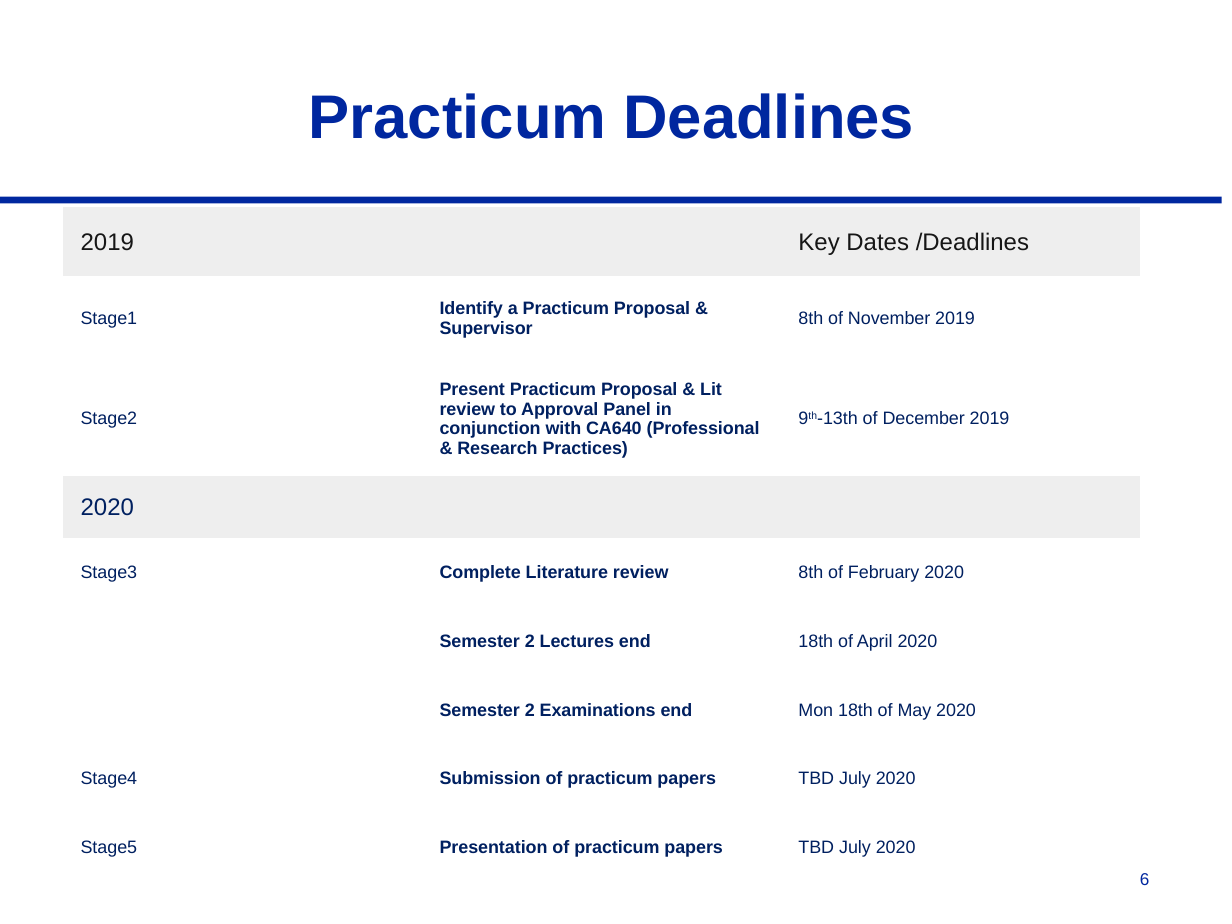
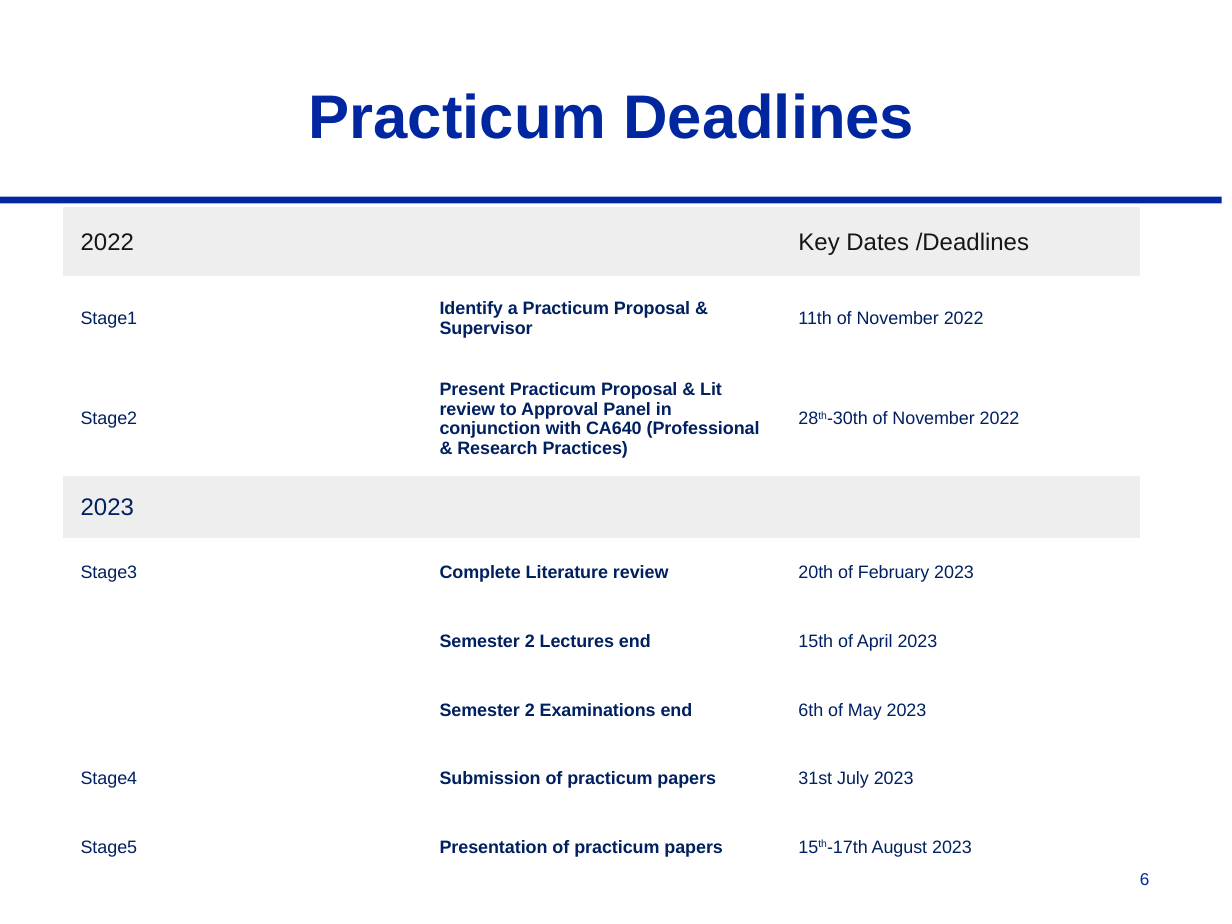
Before and after one commit to nageshkumar-gh/visual-charts-qa-model, a slide deck: slide 6 of docs/Useful docs/Practicum Presentation.pptx. Drawn at 1232x924 pixels with LibreOffice and Linux fonts; fonts in the diff are those of the drawing. Boxes give left, top, right and bottom in pixels: in the first picture for what was removed or moved away, otherwise in the second. Text is boxed around its words. In the diff, an @@ line names an element or a change of style, - is before the commit and + after.

```diff
--- a/docs/Useful docs/Practicum Presentation.pptx
+++ b/docs/Useful docs/Practicum Presentation.pptx
@@ table at [63, 207, 1138, 890] @@
-row 1, column 1: 2019
+row 1, column 1: 2022
-row 2, column 3: 8th of November 2019
+row 2, column 3: 11th of November 2022
-row 3, column 3: 9th-13th of December 2019
+row 3, column 3: 28th-30th of November 2022
-row 4, column 1: 2020
+row 4, column 1: 2023
-row 5, column 3: 8th of February 2020
+row 5, column 3: 20th of February 2023
-row 6, column 3: 18th of April 2020
+row 6, column 3: 15th of April 2023
-row 7, column 3: Mon 18th of May 2020
+row 7, column 3: 6th of May 2023
-row 8, column 3: TBD July 2020
+row 8, column 3: 31st July 2023
-row 9, column 3: TBD July 2020
+row 9, column 3: 15th-17th August 2023
```
Also in this commit, not shown: 6 other slides changed.
